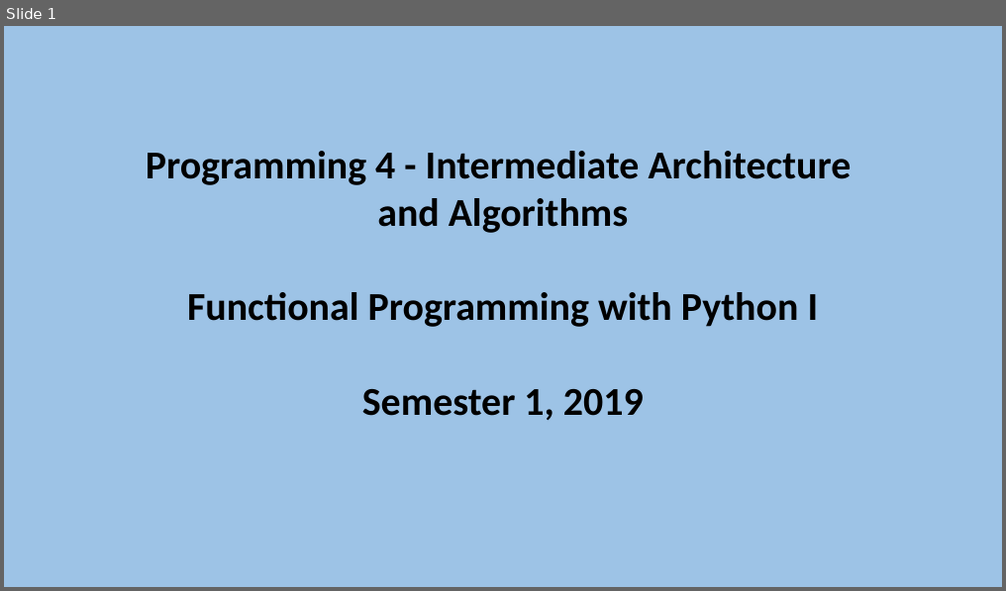
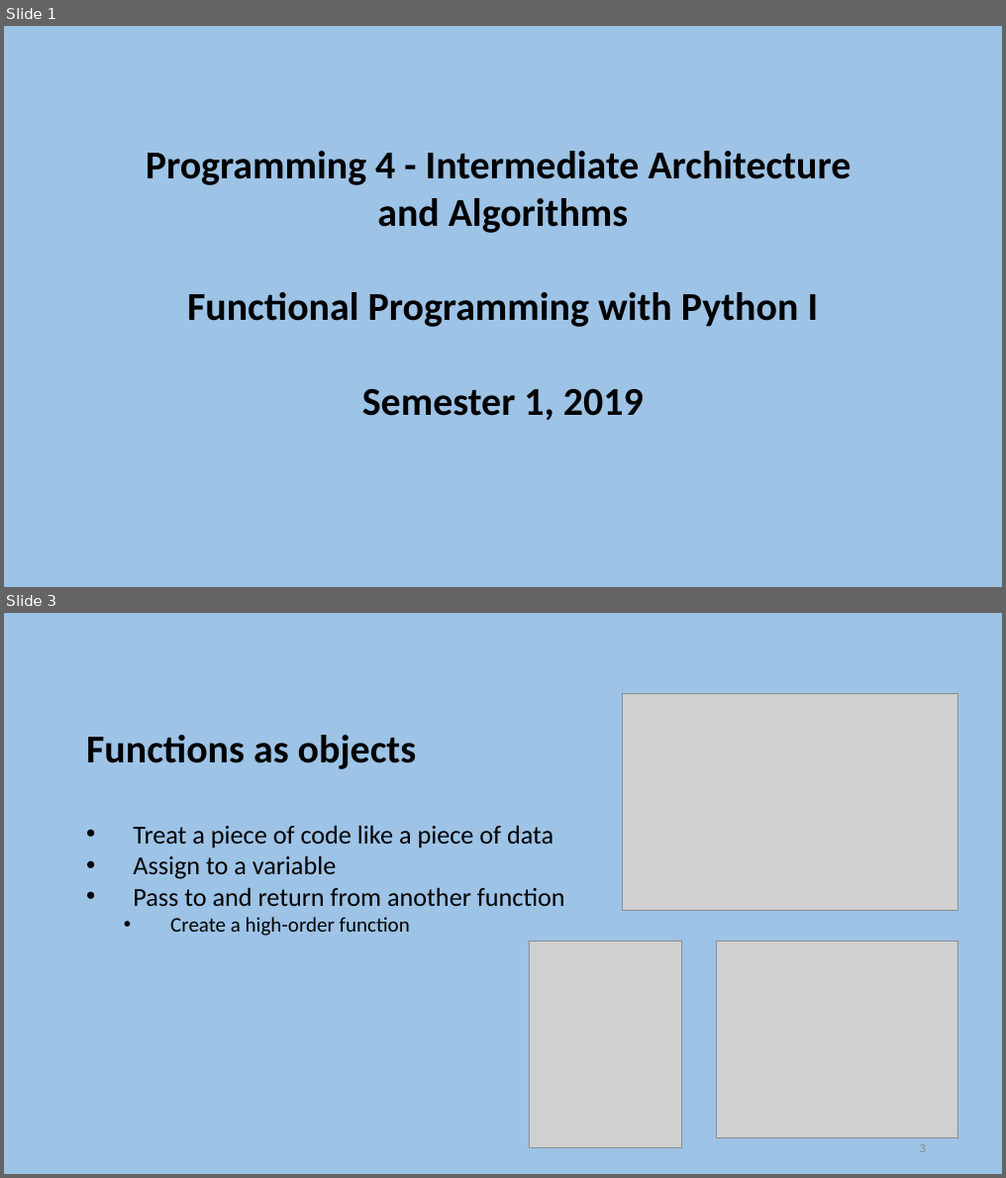
Before and after one commit to szetko/course-materials, a slide deck: Programming 4/Week 12/S1. Functional Programming with Python I.pptx. Shown one above the other, each under a label of ours: slide 1 before the commit, slides 1 and 3 after it; the slides between them are not shown. The pictures are 1006x591 and 1006x1178 pixels, drawn with LibreOffice and Linux fonts; fonts in the diff are those of the drawing; grey boxes stand for pictures. Boxes give left, top, right and bottom in pixels: in the first picture for what was removed or moved away, otherwise in the second. Text is boxed around its words. In the diff, an @@ line names an element or a change of style, - is before the commit and + after.

```diff
--- a/Programming 4/Week 12/S1. Functional Programming with Python I.pptx
+++ b/Programming 4/Week 12/S1. Functional Programming with Python I.pptx
@@ slide 3 added at box(4, 613, 1002, 1174), background #9DC3E6 @@
@@ picture added at box(622, 694, 957, 910) @@
@@ text added at box(86, 735, 565, 936), 25 pt, text #000000 @@
+Functions as objects
+    • Treat a piece of code like a piece of data
+    • Assign to a variable
+    • Pass to and return from another function
+      • Create a high-order function
@@ picture added at box(530, 941, 682, 1149) @@
@@ picture added at box(717, 941, 957, 1138) @@
@@ page number added at box(920, 1145, 926, 1153), 12 pt, text #8C8C8C @@
+3
```
Also in this commit, not shown: 13 other slides added, 4 other files.
